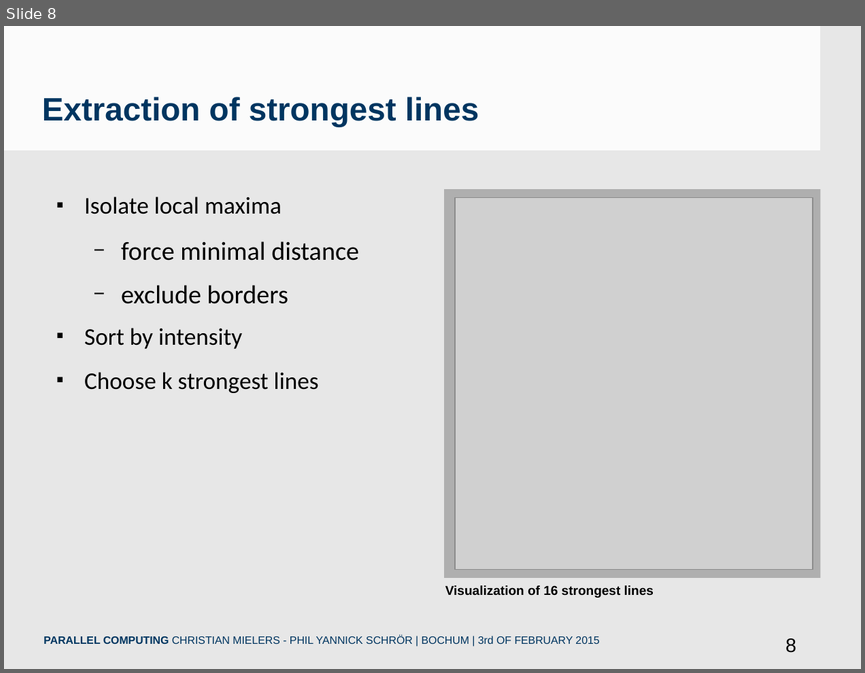
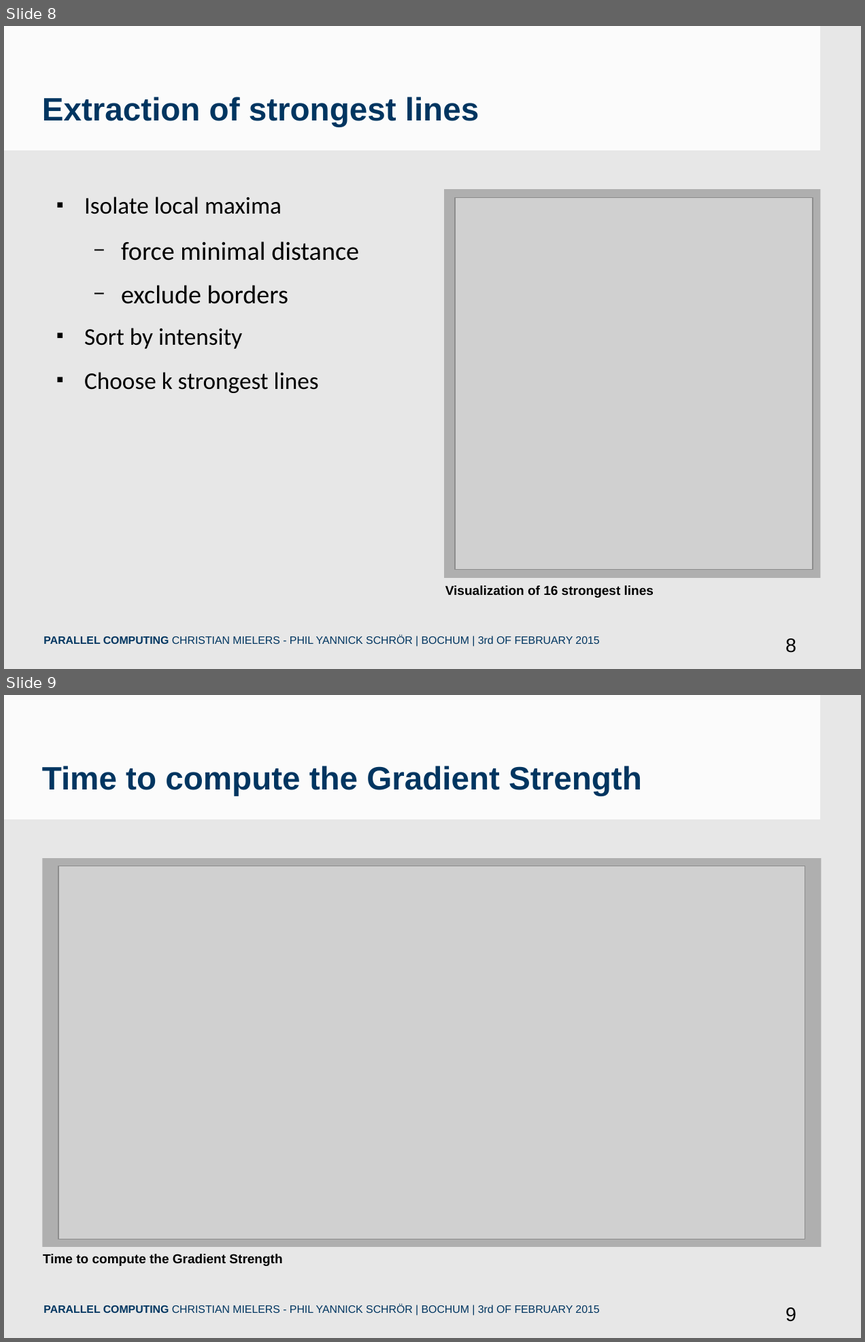
Before and after one commit to chris-code/cudaHough, a slide deck: Präsentation/PCSlides.odp. Shown one above the other, each under a label of ours: slide 8 before the commit, slides 8 and 9 after it. The pictures are 865x673 and 865x1342 pixels, drawn with LibreOffice and Linux fonts; fonts in the diff are those of the drawing; grey boxes stand for pictures; background and template pictures are left out. Boxes give left, top, right and bottom in pixels: in the first picture for what was removed or moved away, otherwise in the second. Text is boxed around its words. In the diff, an @@ line names an element or a change of style, - is before the commit and + after.

```diff
--- a/Präsentation/PCSlides.odp
+++ b/Präsentation/PCSlides.odp
@@ slide 9 added at (x1=4, y1=695, x2=861, y2=1338), background #E7E7E7; not listed: 2 template elements that a slide beside it also shows @@
@@ text added at (x1=42, y1=766, x2=642, y2=796), 30 pt, text #003560, bold @@
+Time to compute the Gradient Strength
@@ rectangle added at (x1=42, y1=858, x2=821, y2=1247), fill #A6A6A6 at 85% opacity @@
@@ picture added at (x1=58, y1=866, x2=805, y2=1239) @@
@@ text added at (x1=43, y1=1254, x2=282, y2=1266), 12 pt, text #000000, bold @@
+Time to compute the Gradient Strength
@@ text added at (x1=43, y1=1304, x2=599, y2=1313), 10 pt, text #003560 @@
+PARALLEL COMPUTING CHRISTIAN MIELERS - PHIL YANNICK SCHRÖR | BOCHUM | 3rd OF FEBRUARY 2015
```
Also in this commit, not shown: 2 slides changed, 2 other slides added, 12 other files.
